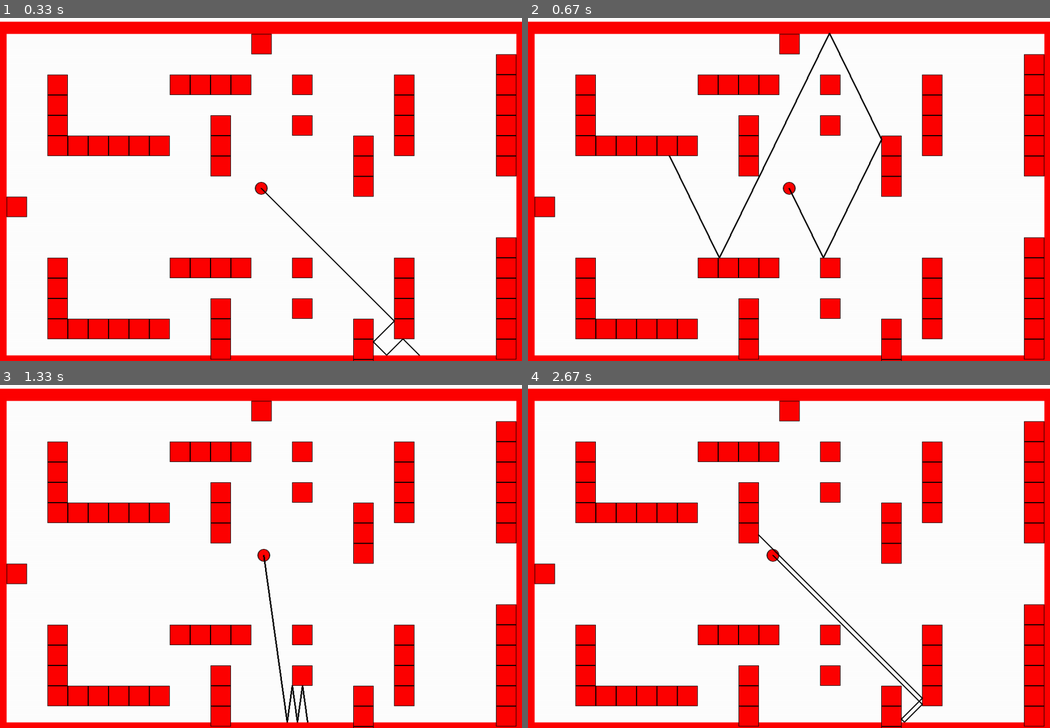
Above: before the commit, frames 1-4 (two rows, left to right).
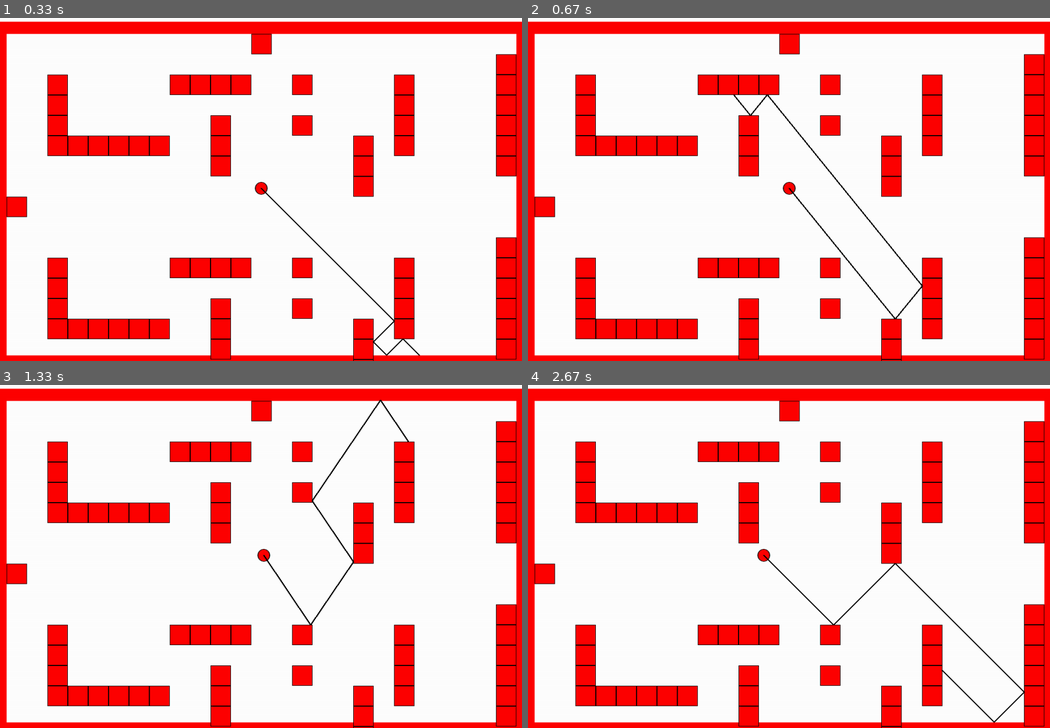
Above: after the commit, the same moments.

Repository: jonalfarlinga/lazars
Game: pygame game, started from lazars_main.py
The game is run twice, just before and just after one commit, with the same random seed, the same clock (stepped at 60 frames per second) and the same inputs.
Inputs:
- Up to frame 1 (0.33 s): no input
- Up to frame 2 (0.67 s): hold Right from 0.33 s (still down)
- Up to frame 3 (1.33 s): release Right at 0.8 s; tap A at 0.83 s; hold Right from 1.17 s (still down); hold D from 1.17 s (still down)
- Up to frame 4 (2.67 s): release Right at 1.63 s; release D at 1.63 s; hold Left 1.67-2.2 s; hold A 1.67-2.2 s; hold Left 2.23-2.63 s; hold A 2.23-2.63 s

Frame 1 is identical in both runs. In frame 2, 1.2% of the frame differs, in the area x 26-76%, y 4-88%; in frame 3, 0.7%; in frame 4, 1.0%.

Commit message:
refactored Player, moved Player constants into class

Diff:
--- a/constants.py
+++ b/constants.py
@@ -1,3 +1,9 @@
+'''
+App-wide settings
+Linting is ignored in this app for "Could not detect from * imports
+'''
+
+
 # initialize assets
 SCREEN_WIDTH = 1024
 SCREEN_HEIGHT = 680
@@ -14,7 +20,3 @@
 
 # set max FPS
 FPS = 60
-
-# player stats
-# should probably implement in Player()
-BOUNCES = 5
--- /dev/null
+++ b/entities.py
@@ -0,0 +1,74 @@
+from constants import *  # noqa=F403
+import pygame
+import os
+from vector_math import calculate_line
+
+
+class Player(pygame.sprite.Sprite):
+    image = pygame.image.load(os.path.join("assets", "player.png"))
+    # image = pygame.image.load(os.path.join("assets", "tank.png"))
+    # image.set_colorkey(BLACK)
+    # pygame.transform.rotate(image, -135)
+    rect = image.get_rect()
+    rect.center = (SCREEN_WIDTH // 2, SCREEN_HEIGHT // 2)
+    direction = 45  # player facing in degrees
+    bounces = 5
+    speed = 5
+
+    def blit_sprite(self, surface):
+        surface.blit(
+            source=self.image,
+            dest=(self.rect.centerx - self.image.get_size()[0] // 2,
+                  self.rect.centery - self.image.get_size()[1] // 2)
+        )
+
+    def move(self, rects):
+        keys = pygame.key.get_pressed()
+        if keys[pygame.K_LEFT]:
+            self.direction -= 1
+            print(self.direction)
+            if self.direction < 0:
+                self.direction = 359
+        elif keys[pygame.K_RIGHT]:
+            self.direction += 1
+            print(self.direction)
+            if self.direction > 359:
+                self.direction = 0
+        rect_cols = self.rect.collidelistall(rects)
+        if keys[pygame.K_w]:
+            for i in rect_cols:
+                if rects[i].centery < self.rect.centery:
+                    self.rect.centery += self.speed + 1
+            self.rect.centery -= self.speed
+        if keys[pygame.K_s]:
+            for i in rect_cols:
+                if rects[i].centery > self.rect.centery:
+                    self.rect.centery -= self.speed + 1
+            self.rect.centery += self.speed
+        if keys[pygame.K_a]:
+            for i in rect_cols:
+                if rects[i].centerx < self.rect.centerx:
+                    self.rect.centerx += self.speed + 1
+            self.rect.centerx -= self.speed
+        if keys[pygame.K_d]:
+            for i in rect_cols:
+                if rects[i].centerx > self.rect.centerx:
+                    self.rect.centerx -= self.speed + 1
+            self.rect.centerx += self.speed
+
+    def laser(self, screen, rects):
+        line_segments = calculate_line(
+            self.rect.center,
+            self.direction,
+            rects,
+            self.bounces)
+        origin = self.rect.center
+        for point in line_segments:
+            pygame.draw.line(
+                screen,
+                BLACK,
+                origin,
+                point,
+                width=3,
+            )
+            origin = point
--- a/lazars_main.py
+++ b/lazars_main.py
@@ -4,7 +4,7 @@
 # from debug_me import debug
 import maps
 from constants import *  # noqa:F403 flake8 ignore
-from vector_math import calculate_line
+from entities import Player
 
 
 '''
@@ -18,76 +18,6 @@
 pygame.display.set_icon(logo)
 pygame.display.set_caption("Lazars")
 font = pygame.font.SysFont("Arial", 20)
-
-
-'''
-create classes
-'''
-
-
-class Player(pygame.sprite.Sprite):
-    def __init__(self):
-        super().__init__()
-        self.image = pygame.image.load(os.path.join("assets", "player.png"))
-        self.rect = self.image.get_rect()
-        self.rect.center = (SCREEN_WIDTH // 2, SCREEN_HEIGHT // 2)
-        self.direction = 45  # player facing in degrees
-
-    def blit_sprite(self, surface):
-        surface.blit(
-            source=self.image,
-            dest=(self.rect.centerx - self.image.get_size()[0] // 2,
-                  self.rect.centery - self.image.get_size()[1] // 2)
-        )
-
-    def move(self, rects):
-        keys = pygame.key.get_pressed()
-        if keys[pygame.K_LEFT]:
-            self.direction -= 1
-            print(self.direction)
-            if self.direction < 0:
-                self.direction = 359
-        elif keys[pygame.K_RIGHT]:
-            self.direction += 1
-            print(self.direction)
-            if self.direction > 359:
-                self.direction = 0
-        rect_cols = self.rect.collidelistall(rects)
-        if keys[pygame.K_w]:
-            for i in rect_cols:
-                if rects[i].centery < self.rect.centery:
-                    self.rect.centery += 2
-            self.rect.centery -= 1
-        if keys[pygame.K_s]:
-            for i in rect_cols:
-                if rects[i].centery > self.rect.centery:
-                    self.rect.centery -= 2
-            self.rect.centery += 1
-        if keys[pygame.K_a]:
-            for i in rect_cols:
-                if rects[i].centerx < self.rect.centerx:
-                    self.rect.centerx += 2
-            self.rect.centerx -= 1
-        if keys[pygame.K_d]:
-            for i in rect_cols:
-                if rects[i].centerx > self.rect.centerx:
-                    self.rect.centerx -= 2
-            self.rect.centerx += 1
-
-    def laser(self, screen, rects):
-        line_segments = calculate_line(self.rect.center, self.direction, rects)
-        source = self.rect.center
-        for segment in line_segments:
-            # if segment[1] is None:
-            #     segment = (segment[0], (0, 0))
-            pygame.draw.line(
-                screen,
-                BLACK,
-                source,
-                segment,
-                width=3,
-            )
-            source = segment
 
 
 def print_background(screen):
@@ -112,10 +42,7 @@
 # create a surface on screen and initialize entities
 screen = pygame.display.set_mode((SCREEN_WIDTH, SCREEN_HEIGHT))
 borders = maps.build_borders(screen)
-
-walls = pygame.sprite.Group()
-for wall in maps.testmap():
-    walls.add(wall)
+walls = maps.build_walls(maps.testmap())
 
 player = Player()
 player.rect.center = (SCREEN_WIDTH // 2, SCREEN_HEIGHT // 2)
@@ -150,7 +77,7 @@
                 # change the value to False, to exit the main loop
                 pygame.quit()
                 sys.exit()
-        pygame.time.delay(1)
+        pygame.time.delay(50)
         FramesPerSecond.tick(FPS)
         pygame.display.update()
 
--- a/maps.py
+++ b/maps.py
@@ -38,54 +38,6 @@
 
 
 def build_borders(screen):
-    """
-    borders = [
-        pygame.draw.rect(
-            screen,
-            WHITE,
-            pygame.Rect(0, 0, SCREEN_WIDTH, TOP_PAD+BORDER_WIDTH)
-        ),
-        pygame.draw.rect(
-            screen,
-            WHITE,
-            pygame.Rect(0,0, BORDER_WIDTH, SCREEN_HEIGHT)
-        ),
-        pygame.draw.rect(
-            screen,
-            WHITE,
-            pygame.Rect(0, SCREEN_HEIGHT-BORDER_WIDTH,
-                        SCREEN_WIDTH, BORDER_WIDTH)
-        ),
-        pygame.draw.rect(
-            screen,
-            WHITE,
-            pygame.Rect(SCREEN_WIDTH-BORDER_WIDTH, 0,
-                        BORDER_WIDTH, SCREEN_HEIGHT)
-        ),
-        pygame.draw.rect(
-            screen,
-            WHITE,
-            pygame.Rect(0, 0, BORDER_WIDTH, BORDER_WIDTH+TOP_PAD)
-        ),
-        pygame.draw.rect(
-            screen,
-            WHITE,
-            pygame.Rect(SCREEN_WIDTH-BORDER_WIDTH, 0,
-                        BORDER_WIDTH, BORDER_WIDTH+TOP_PAD)
-        ),
-        pygame.draw.rect(
-            screen,
-            WHITE,
-            pygame.Rect(0, SCREEN_HEIGHT-BORDER_WIDTH,
-                        BORDER_WIDTH, BORDER_WIDTH)
-        ),
-        pygame.draw.rect(
-            screen,
-            WHITE,
-            pygame.Rect(SCREEN_WIDTH-BORDER_WIDTH, SCREEN_HEIGHT-BORDER_WIDTH,
-                        BORDER_WIDTH, BORDER_WIDTH)
-        )
-    ] """
     borders = []
     x = 0
     while x < SCREEN_WIDTH:
@@ -126,12 +78,18 @@
     return borders
 
 
-def testmap2():
+def build_walls(map_walls):
+    walls = pygame.sprite.Group()
+    for wall in map_walls:
+        walls.add(wall)
+    return walls
+
+
+def testmap2(X=1):
     '''
     Resolution
     25x18 blocks
     '''
-    X = 1
     map = [
         [0, 0, 0, 0, 0, 0, 0, 0, 0, 0, 0, 0, 0, 0, 0, 0, 0, 0, 0, 0, 0, 0, 0, 0,],
         [0, 0, 0, 0, 0, 0, 0, 0, 0, 0, 0, 0, 0, 0, 0, 0, 0, 0, 0, 0, 0, 0, 0, 0,],
@@ -156,12 +114,11 @@
     return array_to_walls(map)
 
 
-def testmap():
+def testmap(X=1):
     '''
     Resolution
     25x18 blocks
     '''
-    X = 1
     map = [
         [0, 0, 0, 0, 0, 0, 0, 0, 0, 0, 0, 0, X, 0, 0, 0, 0, 0, 0, 0, 0, 0, 0, 0, 0,],
         [0, 0, 0, 0, 0, 0, 0, 0, 0, 0, 0, 0, 0, 0, 0, 0, 0, 0, 0, 0, 0, 0, 0, 0, X,],
--- a/vector_math.py
+++ b/vector_math.py
@@ -60,10 +60,10 @@
 
 # given a point, bearing and list of rects
 # finds the line and 4 reflections, and returns a list of point pairs.
-def calculate_line(source, deg, rects):
+def calculate_line(source, deg, rects, bounces):
     bounce_points = []
     uvx, uvy = deg_to_vector(deg)
-    while source and len(bounce_points) < BOUNCES:
+    while source and len(bounce_points) < bounces:
         bounce = None
         if uvx > .7071 and (-.7072 <= uvy <= .7072):
             for x2 in range(source[0] + 1, SCREEN_WIDTH):
Binary file added: assets/tank.png
Not shown, added: lazars play.mp4
